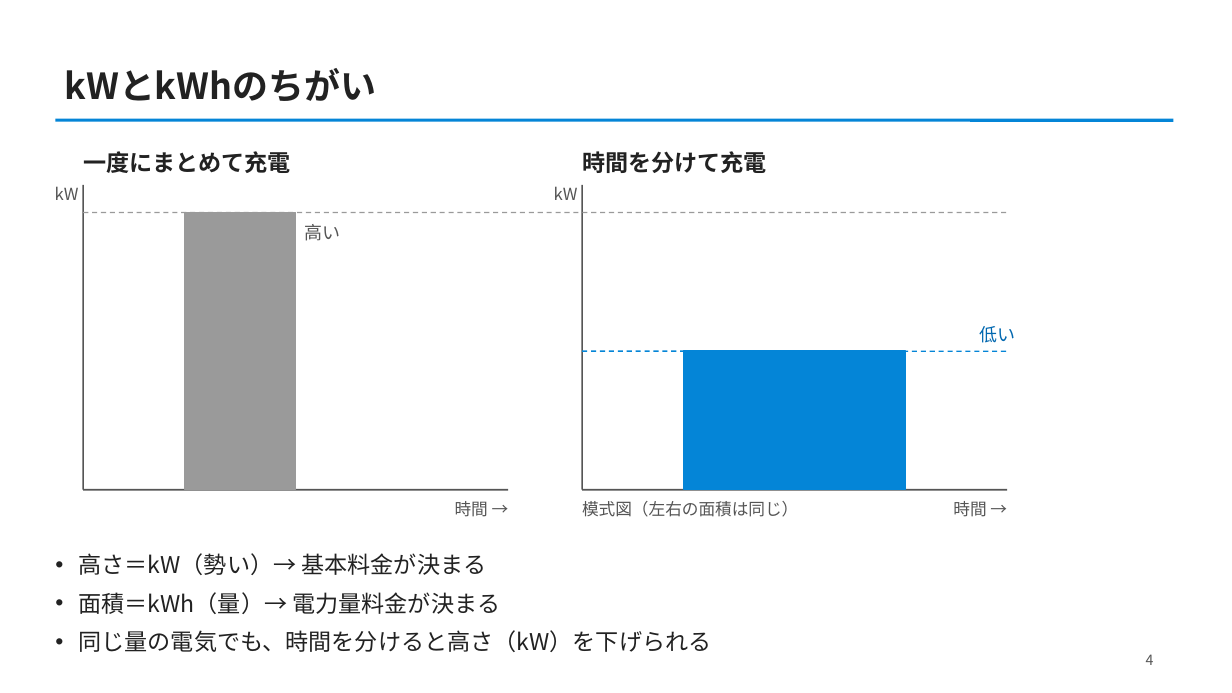
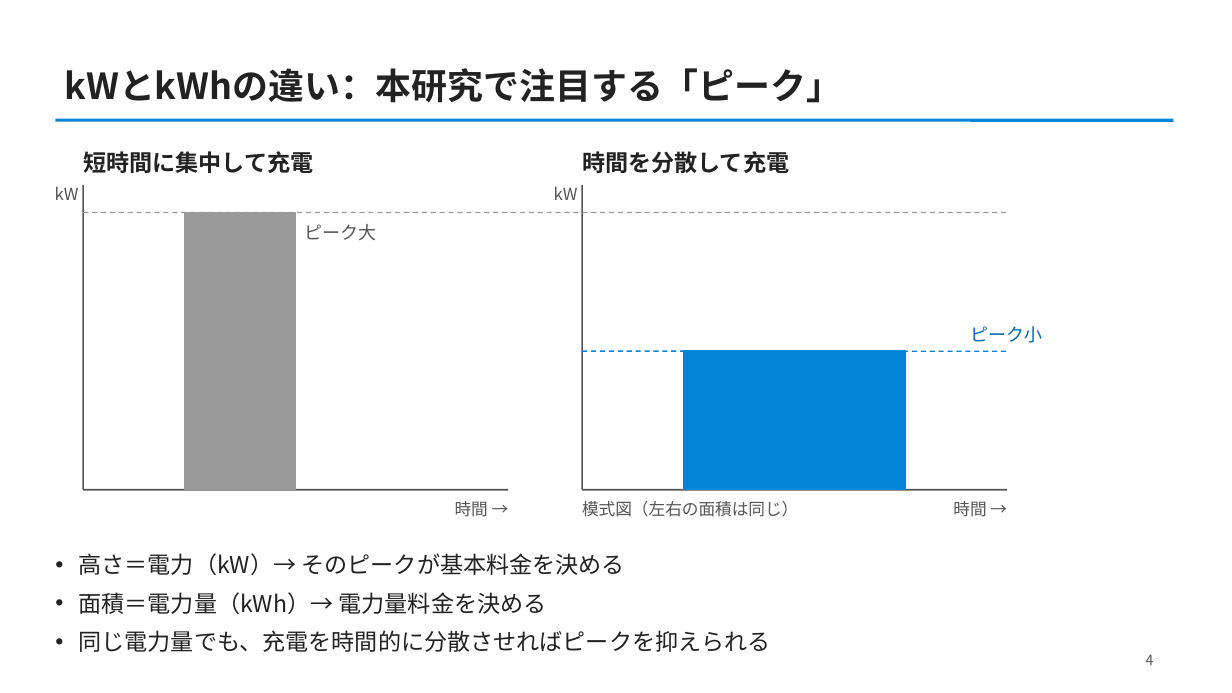
Before and after one commit to CYLIU2003/master-course, a slide deck: slide 4 of outcome/2026-10-22_lab_progress/lab_progress_20261022.pptx. Drawn at 1232x693 pixels with LibreOffice and Linux fonts; fonts in the diff are those of the drawing. Boxes give left, top, right and bottom in pixels: in the first picture for what was removed or moved away, otherwise in the second. Text is boxed around its words. In the diff, an @@ line names an element or a change of style, - is before the commit and + after.

```diff
--- a/outcome/2026-10-22_lab_progress/lab_progress_20261022.pptx
+++ b/outcome/2026-10-22_lab_progress/lab_progress_20261022.pptx
@@ title at (65, 68, 843, 103): text changed @@
-kWとkWhのちがい
+kWとkWhの違い：本研究で注目する「ピーク」
@@ text at (83, 151, 313, 173): text changed @@
-一度にまとめて充電
+短時間に集中して充電
@@ text at (582, 151, 789, 173): text changed @@
-時間を分けて充電
+時間を分散して充電
@@ text at (305, 224, 377, 240): text changed @@
-高い
+ピーク大
@@ text at (970, 326, 1042, 343): text changed @@
-低い
+ピーク小
@@ text at (79, 553, 771, 652): text changed @@
-• 高さ＝kW（勢い）→ 基本料金が決まる
-• 面積＝kWh（量）→ 電力量料金が決まる
-• 同じ量の電気でも、時間を分けると高さ（kW）を下げられる
+• 高さ＝電力（kW）→ そのピークが基本料金を決める
+• 面積＝電力量（kWh）→ 電力量料金を決める
+• 同じ電力量でも、充電を時間的に分散させればピークを抑えられる
```
Also in this commit, not shown: 8 other slides changed, 2 slides added, 1 slide removed, 1 other file.
